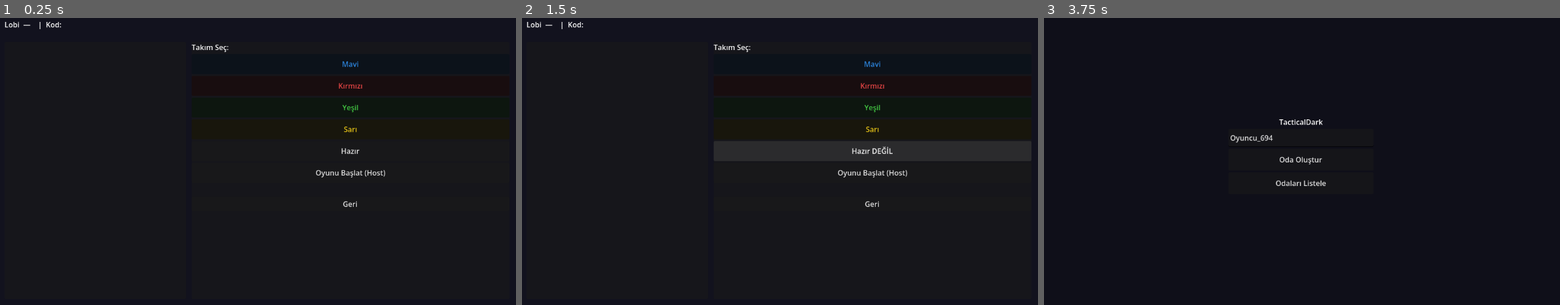
Above: before the commit, frames 1-3 (left to right).
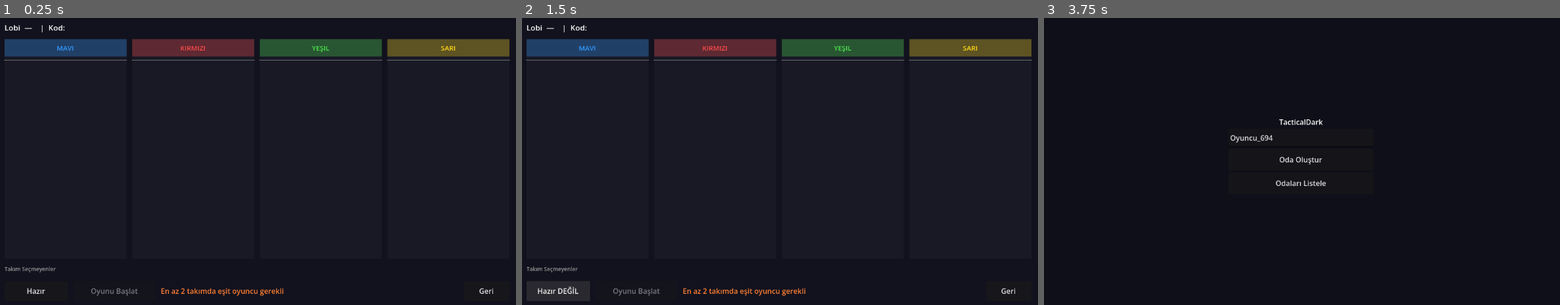
Above: after the commit, the same moments.

Repository: SantryX15/Godot-proje
Game: Godot game, scene res://scenes/ui/Lobby.tscn
The game is run twice, just before and just after one commit, with the same random seed, the same clock (stepped at 60 frames per second) and the same inputs. This scene is started directly instead of the project's main scene.
Inputs (mouse positions are in pixels of both pictures, inside the frame that each line leads up to):
- Up to frame 1 (0.25 s): no input
- Up to frame 2 (1.5 s): click (872, 63) at 0.5 s, where only the run before the commit has a clickable "Mavi"; click "Hazır" at 1.25 s
- Up to frame 3 (3.75 s): click "Hazır DEĞİL" at 2 s; click (1394, 86) at 2.75 s, where only the run before the commit has a clickable "Kırmızı"; click "Geri" at 3.5 s

The runs differ from the first frame. In frame 1, 11% of the frame differs, in the area x 0-99%, y 1-97%; in frame 2, 11%; in frame 3, nothing differs.

Commit message:
Wolfteam lobby, team balance check, spawn spread fix
- Lobby: 4 clickable team panels (Wolfteam style), spectator section for unassigned players
- NetworkManager: _are_teams_balanced() — at least 2 teams with equal counts required to start
- TeamManager: get_spawn_position() adds ±2.5 unit random offset to prevent same-spot spawning
- Lobby shows balance/ready status message on start button

Co-Authored-By: Claude Sonnet 4.6 <noreply@anthropic.com>

Diff:
--- a/autoload/NetworkManager.gd
+++ b/autoload/NetworkManager.gd
@@ -301,12 +301,30 @@
 		_check_all_ready()
 
 
+func _are_teams_balanced() -> bool:
+	var team_counts: Dictionary = {}
+	for p in players.values():
+		var tid: int = p.get("team_id", -1)
+		if tid < 0:
+			continue
+		team_counts[tid] = team_counts.get(tid, 0) + 1
+	if team_counts.size() < 2:
+		return false
+	var count: int = team_counts[team_counts.keys()[0]]
+	for tid in team_counts:
+		if team_counts[tid] != count:
+			return false
+	return true
+
+
 func _check_all_ready() -> void:
 	if players.size() < 2:
 		return
 	for p in players.values():
 		if not p["is_ready"]:
 			return
+	if not _are_teams_balanced():
+		return
 	GameManager.start_game()
 
 
--- a/autoload/TeamManager.gd
+++ b/autoload/TeamManager.gd
@@ -48,7 +48,8 @@
 	if points.is_empty():
 		push_warning("Takım %d için spawn noktası yok!" % team_id)
 		return Vector3.ZERO
-	return points[randi() % points.size()]
+	var base: Vector3 = points[randi() % points.size()]
+	return base + Vector3(randf_range(-2.5, 2.5), 0.0, randf_range(-2.5, 2.5))
 
 
 func get_color(team_id: int) -> Color:
--- a/scenes/ui/Lobby.gd
+++ b/scenes/ui/Lobby.gd
@@ -1,20 +1,18 @@
 ## Lobby.gd
-## Lobi: Takım seçimi, hazır durumu ve oyuncu listesi.
+## Wolfteam tarzı lobi: 4 tıklanabilir takım paneli.
 
 extends Control
 
-@onready var player_list: VBoxContainer = $HSplit/PlayerList/VBoxContainer
-@onready var team_buttons: Array = [
-	$HSplit/TeamPanel/VBox/Team0Btn,
-	$HSplit/TeamPanel/VBox/Team1Btn,
-	$HSplit/TeamPanel/VBox/Team2Btn,
-	$HSplit/TeamPanel/VBox/Team3Btn,
-]
-@onready var ready_btn: Button = $HSplit/TeamPanel/VBox/ReadyBtn
-@onready var start_btn: Button = $HSplit/TeamPanel/VBox/StartBtn
-@onready var status_label: Label = $HSplit/TeamPanel/VBox/StatusLabel
+@onready var title_label:    Label         = $Margin/VBox/Title
+@onready var team_container: HBoxContainer = $Margin/VBox/TeamContainer
+@onready var spectator_list: HBoxContainer = $Margin/VBox/SpectatorSection/SpectatorList
+@onready var ready_btn:      Button        = $Margin/VBox/BottomBar/ReadyBtn
+@onready var start_btn:      Button        = $Margin/VBox/BottomBar/StartBtn
+@onready var status_label:   Label         = $Margin/VBox/BottomBar/StatusLabel
 
 var is_ready: bool = false
+var _team_panels:       Array = []   # PanelContainer × 4
+var _team_player_lists: Array = []   # VBoxContainer × 4
 
 
 func _ready() -> void:
@@ -23,47 +21,133 @@
 	GameManager.game_started.connect(_on_game_started)
 
 	start_btn.visible = NetworkManager.is_host()
+	_setup_team_panels()
 	_refresh_player_list()
+	title_label.text = "Lobi  —  %s  |  Kod: %s" % [NetworkManager.room_name, RoomManager.room_code]
 
-	$Title.text = "Lobi  —  %s  |  Kod: %s" % [NetworkManager.room_name, RoomManager.room_code]
 
-	for i in range(team_buttons.size()):
-		team_buttons[i].pressed.connect(_on_team_selected.bind(i))
-		team_buttons[i].text = TeamManager.get_team_name(i)
-		team_buttons[i].modulate = TeamManager.get_color(i)
+func _setup_team_panels() -> void:
+	for i in range(4):
+		var panel := PanelContainer.new()
+		panel.size_flags_horizontal = Control.SIZE_EXPAND_FILL
+		panel.mouse_default_cursor_shape = Control.CURSOR_POINTING_HAND
+		panel.gui_input.connect(_on_panel_input.bind(i))
+
+		var vbox := VBoxContainer.new()
+		vbox.add_theme_constant_override("separation", 6)
+		vbox.mouse_filter = Control.MOUSE_FILTER_PASS
+		panel.add_child(vbox)
+
+		# Takım başlık alanı (renkli arka plan)
+		var header := PanelContainer.new()
+		header.mouse_filter = Control.MOUSE_FILTER_PASS
+		var header_style := StyleBoxFlat.new()
+		header_style.bg_color = TeamManager.get_color(i) * Color(1.0, 1.0, 1.0, 0.3)
+		header_style.set_content_margin_all(8.0)
+		header.add_theme_stylebox_override("panel", header_style)
+		vbox.add_child(header)
+
+		var team_label := Label.new()
+		team_label.text = TeamManager.get_team_name(i).to_upper()
+		team_label.horizontal_alignment = HORIZONTAL_ALIGNMENT_CENTER
+		team_label.add_theme_font_size_override("font_size", 15)
+		team_label.modulate = TeamManager.get_color(i)
+		header.add_child(team_label)
+
+		vbox.add_child(HSeparator.new())
+
+		# Oyuncu listesi
+		var player_list := VBoxContainer.new()
+		player_list.size_flags_vertical = Control.SIZE_EXPAND_FILL
+		player_list.add_theme_constant_override("separation", 4)
+		player_list.mouse_filter = Control.MOUSE_FILTER_PASS
+		vbox.add_child(player_list)
+
+		_team_panels.append(panel)
+		_team_player_lists.append(player_list)
+		team_container.add_child(panel)
+
+		_update_panel_style(i, false)
+
+
+func _update_panel_style(team_id: int, is_selected: bool) -> void:
+	if team_id < 0 or team_id >= _team_panels.size():
+		return
+	var style := StyleBoxFlat.new()
+	if is_selected:
+		style.bg_color = TeamManager.get_color(team_id) * Color(1.0, 1.0, 1.0, 0.15)
+		style.border_width_left   = 3
+		style.border_width_right  = 3
+		style.border_width_top    = 3
+		style.border_width_bottom = 3
+		style.border_color = TeamManager.get_color(team_id)
+	else:
+		style.bg_color = Color(0.1, 0.1, 0.15, 1.0)
+	_team_panels[team_id].add_theme_stylebox_override("panel", style)
+
+
+func _on_panel_input(event: InputEvent, team_id: int) -> void:
+	if event is InputEventMouseButton and event.button_index == MOUSE_BUTTON_LEFT and event.pressed:
+		NetworkManager.request_change_team(team_id)
 
 
 func _refresh_player_list() -> void:
-	for child in player_list.get_children():
+	if _team_player_lists.is_empty():
+		return
+
+	for list in _team_player_lists:
+		for child in list.get_children():
+			child.queue_free()
+
+	var local_id := NetworkManager.get_local_id()
+	var local_team: int = NetworkManager.players.get(local_id, {}).get("team_id", -1)
+
+	for child in spectator_list.get_children():
 		child.queue_free()
 
 	for peer_id in NetworkManager.players:
 		var data: Dictionary = NetworkManager.players[peer_id]
 		var team_id: int = data.get("team_id", -1)
-		var ready: bool = data.get("is_ready", false)
-		var label := Label.new()
-		var team_str := TeamManager.get_team_name(team_id) if team_id >= 0 else "Takım yok"
-		label.text = "%s — %s %s" % [
-			data.get("name", "???"),
-			team_str,
-			"✓" if ready else ""
-		]
-		if team_id >= 0:
-			label.modulate = TeamManager.get_color(team_id)
-		player_list.add_child(label)
+		var ready_flag: bool = data.get("is_ready", false)
+		var is_me: bool = (int(peer_id) == local_id)
 
-	# Başlat butonu: tüm oyuncular hazırsa göster (sadece host)
+		if team_id < 0 or team_id >= 4:
+			# Takım seçmemiş → spectator
+			var slbl := Label.new()
+			slbl.text = ("▶ " if is_me else "") + data.get("name", "???")
+			slbl.add_theme_font_size_override("font_size", 12)
+			slbl.modulate = Color(0.8, 0.8, 0.8) if not is_me else Color.WHITE
+			spectator_list.add_child(slbl)
+			continue
+
+		var lbl := Label.new()
+		var prefix: String = "▶ " if is_me else "    "
+		var suffix: String = "  ✓" if ready_flag else ""
+		lbl.text = "%s%s%s" % [prefix, data.get("name", "???"), suffix]
+		lbl.add_theme_font_size_override("font_size", 13)
+		lbl.modulate = TeamManager.get_color(team_id) if is_me else Color.WHITE
+		_team_player_lists[team_id].add_child(lbl)
+
+	for i in range(4):
+		_update_panel_style(i, i == local_team)
+
+	# Başlat butonu: sadece host, tüm oyuncular hazırsa ve takımlar dengeli ise aktif
 	if NetworkManager.is_host():
 		var all_ready := true
 		for p in NetworkManager.players.values():
 			if not p.get("is_ready", false):
 				all_ready = false
 				break
-		start_btn.disabled = not all_ready
-
-
-func _on_team_selected(team_id: int) -> void:
-	NetworkManager.request_change_team(team_id)
+		var balanced := NetworkManager._are_teams_balanced()
+		start_btn.disabled = not all_ready or not balanced
+		if not balanced:
+			status_label.text = "En az 2 takımda eşit oyuncu gerekli"
+			status_label.modulate = Color(1.0, 0.5, 0.2)
+		elif not all_ready:
+			status_label.text = "Tüm oyuncular hazır değil"
+			status_label.modulate = Color(0.8, 0.8, 0.8)
+		else:
+			status_label.text = ""
 
 
 func _on_ready_btn_pressed() -> void:
@@ -82,9 +166,8 @@
 
 
 func _on_host_migrated() -> void:
-	# Yeni host olduğumuzda başlat butonunu göster, başlığı güncelle
 	start_btn.visible = NetworkManager.is_host()
-	$Title.text = "Lobi  —  %s  |  Kod: %s" % [NetworkManager.room_name, RoomManager.room_code]
+	title_label.text = "Lobi  —  %s  |  Kod: %s" % [NetworkManager.room_name, RoomManager.room_code]
 	_refresh_player_list()
 
 
--- a/scenes/ui/Lobby.tscn
+++ b/scenes/ui/Lobby.tscn
@@ -12,71 +12,64 @@
 anchors_preset = 15
 color = Color(0.07, 0.07, 0.12, 1)
 
-[node name="Title" type="Label" parent="."]
+[node name="Margin" type="MarginContainer" parent="."]
 layout_mode = 1
-anchor_left = 0.0
-anchor_top = 0.0
-offset_left = 20.0
-offset_top = 10.0
-offset_right = 400.0
-offset_bottom = 50.0
+anchors_preset = 15
+theme_override_constants/margin_left = 20
+theme_override_constants/margin_top = 16
+theme_override_constants/margin_right = 20
+theme_override_constants/margin_bottom = 16
+
+[node name="VBox" type="VBoxContainer" parent="Margin"]
+layout_mode = 2
+theme_override_constants/separation = 14
+
+[node name="Title" type="Label" parent="Margin/VBox"]
+layout_mode = 2
 text = "Lobi"
+theme_override_font_sizes/font_size = 17
 
-[node name="HSplit" type="HSplitContainer" parent="."]
-layout_mode = 1
-anchor_left = 0.0
-anchor_top = 0.0
-anchor_right = 1.0
-anchor_bottom = 1.0
-offset_left = 20.0
-offset_top = 60.0
-offset_right = -20.0
-offset_bottom = -20.0
+[node name="TeamContainer" type="HBoxContainer" parent="Margin/VBox"]
+layout_mode = 2
+size_flags_vertical = 3
+theme_override_constants/separation = 12
 
-[node name="PlayerList" type="PanelContainer" parent="HSplit"]
-custom_minimum_size = Vector2(400, 0)
+[node name="SpectatorSection" type="VBoxContainer" parent="Margin/VBox"]
+layout_mode = 2
+theme_override_constants/separation = 4
 
-[node name="VBoxContainer" type="VBoxContainer" parent="HSplit/PlayerList"]
+[node name="SpectatorLabel" type="Label" parent="Margin/VBox/SpectatorSection"]
 layout_mode = 2
+text = "Takım Seçmeyenler"
+theme_override_font_sizes/font_size = 12
+modulate = Color(0.6, 0.6, 0.6, 1)
 
-[node name="TeamPanel" type="PanelContainer" parent="HSplit"]
+[node name="SpectatorList" type="HBoxContainer" parent="Margin/VBox/SpectatorSection"]
+layout_mode = 2
+theme_override_constants/separation = 16
 
-[node name="VBox" type="VBoxContainer" parent="HSplit/TeamPanel"]
+[node name="BottomBar" type="HBoxContainer" parent="Margin/VBox"]
 layout_mode = 2
+theme_override_constants/separation = 12
 
-[node name="TeamLabel" type="Label" parent="HSplit/TeamPanel/VBox"]
-text = "Takım Seç:"
+[node name="ReadyBtn" type="Button" parent="Margin/VBox/BottomBar"]
+custom_minimum_size = Vector2(140, 44)
+text = "Hazır"
 
-[node name="Team0Btn" type="Button" parent="HSplit/TeamPanel/VBox"]
-text = "Takım 0"
-custom_minimum_size = Vector2(200, 44)
+[node name="StartBtn" type="Button" parent="Margin/VBox/BottomBar"]
+custom_minimum_size = Vector2(180, 44)
+text = "Oyunu Başlat"
+visible = false
 
-[node name="Team1Btn" type="Button" parent="HSplit/TeamPanel/VBox"]
-text = "Takım 1"
-custom_minimum_size = Vector2(200, 44)
-
-[node name="Team2Btn" type="Button" parent="HSplit/TeamPanel/VBox"]
-text = "Takım 2"
-custom_minimum_size = Vector2(200, 44)
-
-[node name="Team3Btn" type="Button" parent="HSplit/TeamPanel/VBox"]
-text = "Takım 3"
-custom_minimum_size = Vector2(200, 44)
-
-[node name="ReadyBtn" type="Button" parent="HSplit/TeamPanel/VBox"]
-text = "Hazır"
-custom_minimum_size = Vector2(200, 44)
-
-[node name="StartBtn" type="Button" parent="HSplit/TeamPanel/VBox"]
-text = "Oyunu Başlat (Host)"
-custom_minimum_size = Vector2(200, 44)
-
-[node name="StatusLabel" type="Label" parent="HSplit/TeamPanel/VBox"]
+[node name="StatusLabel" type="Label" parent="Margin/VBox/BottomBar"]
+layout_mode = 2
+size_flags_horizontal = 3
 text = ""
 
-[node name="BackBtn" type="Button" parent="HSplit/TeamPanel/VBox"]
+[node name="BackBtn" type="Button" parent="Margin/VBox/BottomBar"]
+custom_minimum_size = Vector2(100, 44)
 text = "Geri"
 
-[connection signal="pressed" from="HSplit/TeamPanel/VBox/ReadyBtn" to="." method="_on_ready_btn_pressed"]
-[connection signal="pressed" from="HSplit/TeamPanel/VBox/StartBtn" to="." method="_on_start_btn_pressed"]
-[connection signal="pressed" from="HSplit/TeamPanel/VBox/BackBtn" to="." method="_on_back_pressed"]
+[connection signal="pressed" from="Margin/VBox/BottomBar/ReadyBtn" to="." method="_on_ready_btn_pressed"]
+[connection signal="pressed" from="Margin/VBox/BottomBar/StartBtn" to="." method="_on_start_btn_pressed"]
+[connection signal="pressed" from="Margin/VBox/BottomBar/BackBtn" to="." method="_on_back_pressed"]
